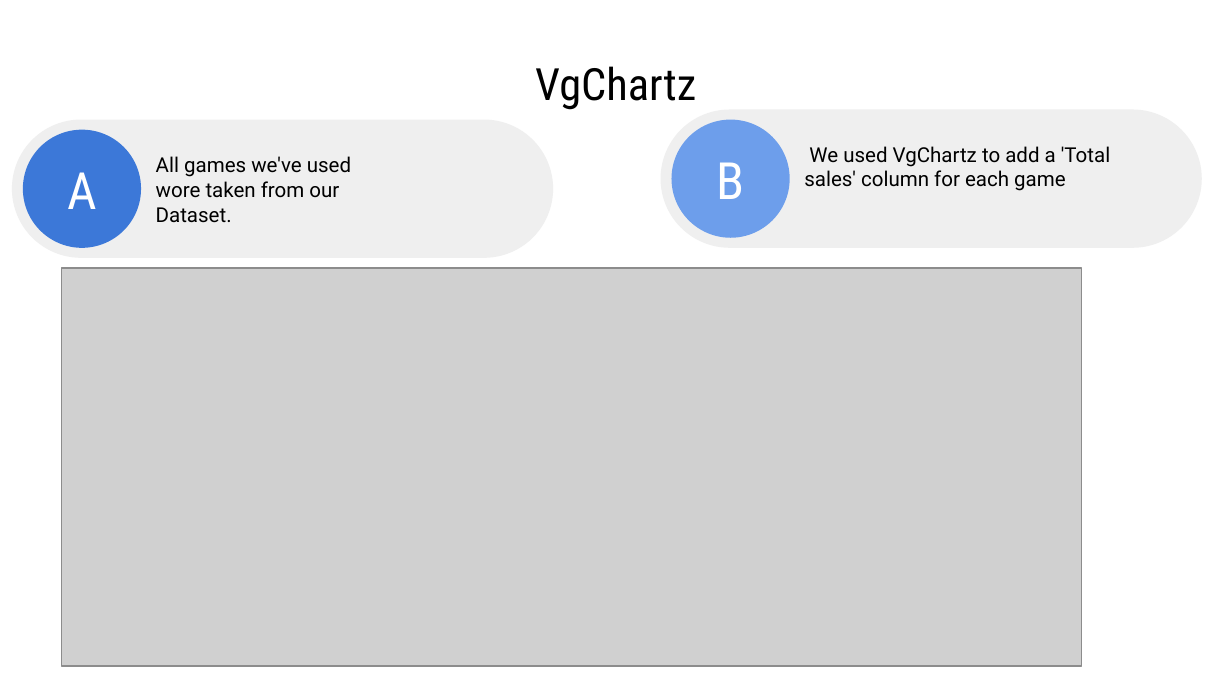
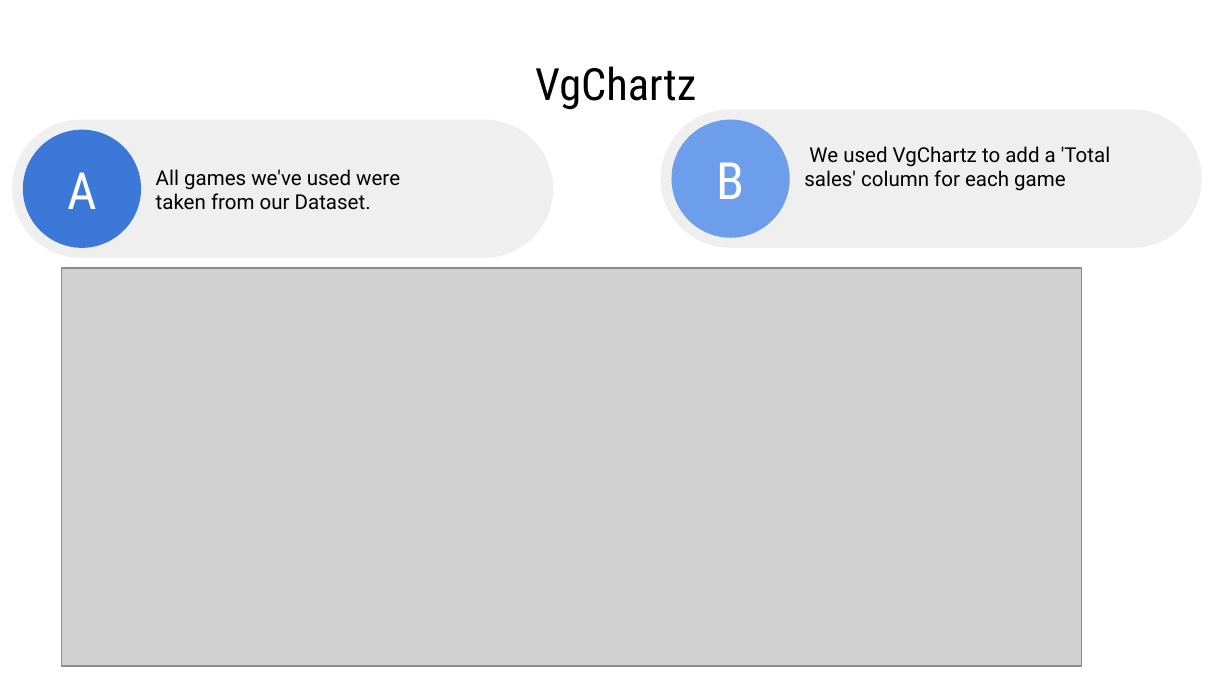
Before and after one commit to tomery1203/Data-science---end-of-semester-project, a slide deck: slide 6 of project presentation.pptx. Drawn at 1232x693 pixels with LibreOffice and Linux fonts; fonts in the diff are those of the drawing; grey boxes stand for pictures. Boxes give left, top, right and bottom in pixels: in the first picture for what was removed or moved away, otherwise in the second. Text is boxed around its words. In the diff, an @@ line names an element or a change of style, - is before the commit and + after.

```diff
--- a/project presentation.pptx
+++ b/project presentation.pptx
@@ text at [156, 169, 400, 210]: text changed @@
-All games we've used wore taken from our Dataset.
+All games we've used were taken from our Dataset.
```
Also in this commit, not shown: 7 other slides changed, 2 slides removed.
